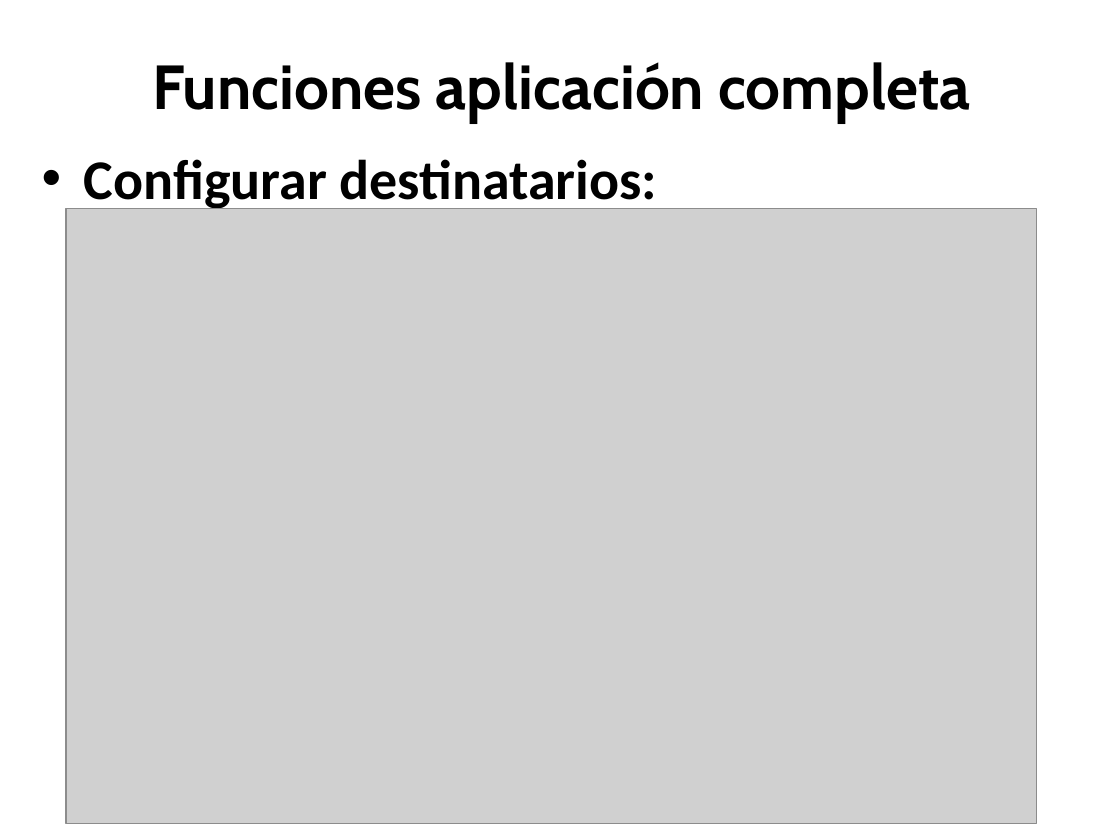
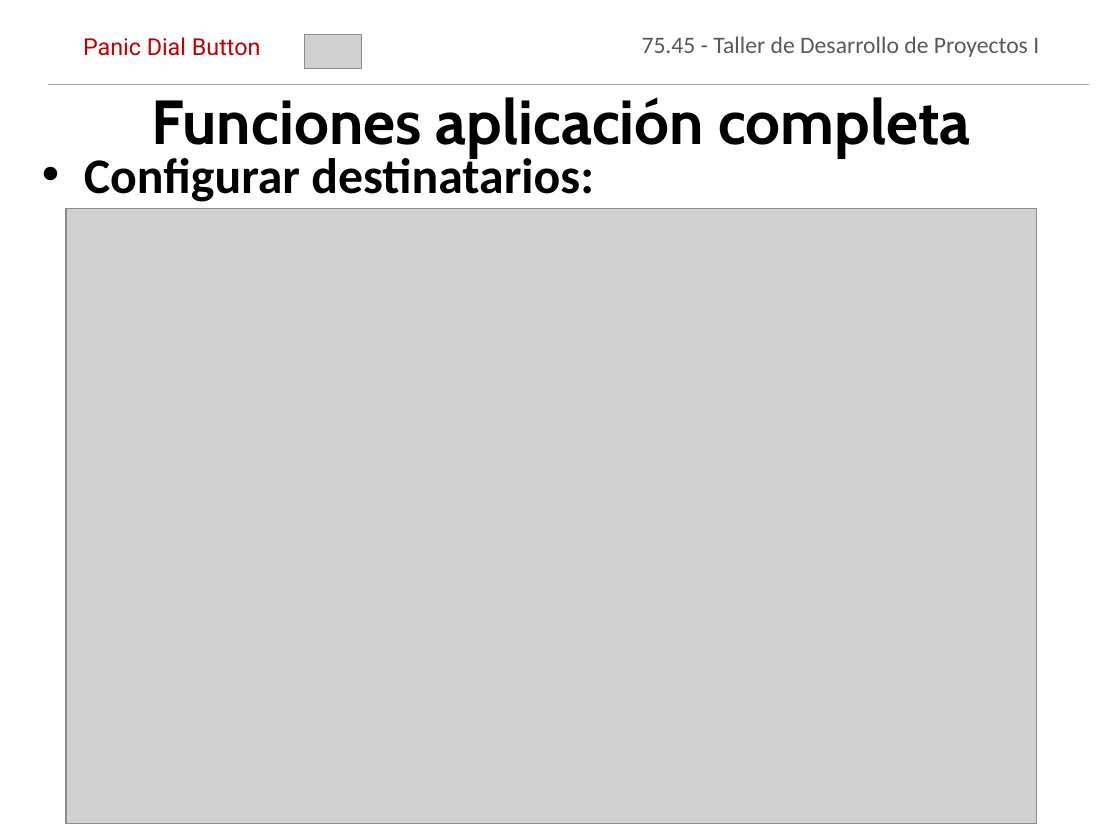
Before and after one commit to jmonetti/2012-1er-taller-de-desarrollo-de-proyectos-i, a slide deck: slide 30 of docs/Presentacion final/PresentacionFinal_V9.pptx. Drawn at 1120x840 pixels with LibreOffice and Linux fonts; fonts in the diff are those of the drawing; grey boxes stand for pictures; background and template pictures are left out. Boxes give left, top, right and bottom in pixels: in the first picture for what was removed or moved away, otherwise in the second. Text is boxed around its words. In the diff, an @@ line names an element or a change of style, - is before the commit and + after.

```diff
--- a/docs/Presentacion final/PresentacionFinal_V9.pptx
+++ b/docs/Presentacion final/PresentacionFinal_V9.pptx
@@ text "Funciones aplicación completa": place and size @@
-text "Funciones aplicación completa" at bbox=[152, 62, 970, 123]
+text "Funciones aplicación completa" at bbox=[152, 97, 970, 158]
@@ text added at bbox=[83, 37, 261, 56], 15 pt, text #C00000 @@
+Panic Dial Button
@@ picture added at bbox=[305, 35, 362, 68] @@
@@ text added at bbox=[642, 36, 1039, 57], 15.2 pt, text #595959 @@
+75.45 - Taller de Desarrollo de Proyectos I
@@ line added from (48, 85) to (1090, 85), #A6A6A6 0.75 pt @@
@@ text "Configurar destinatarios:" at bbox=[84, 152, 594, 202]: size 36 to 32 pt @@
```
Also in this commit, not shown: 17 other slides changed.
